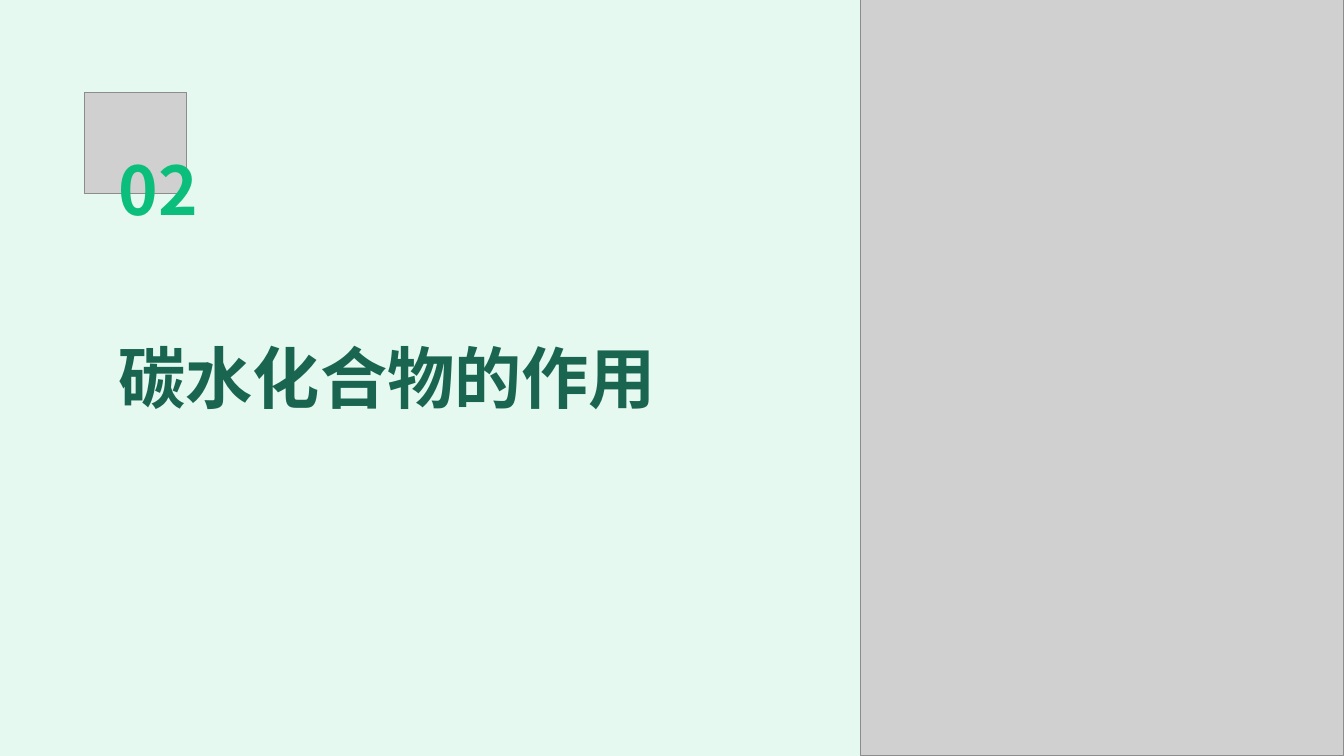
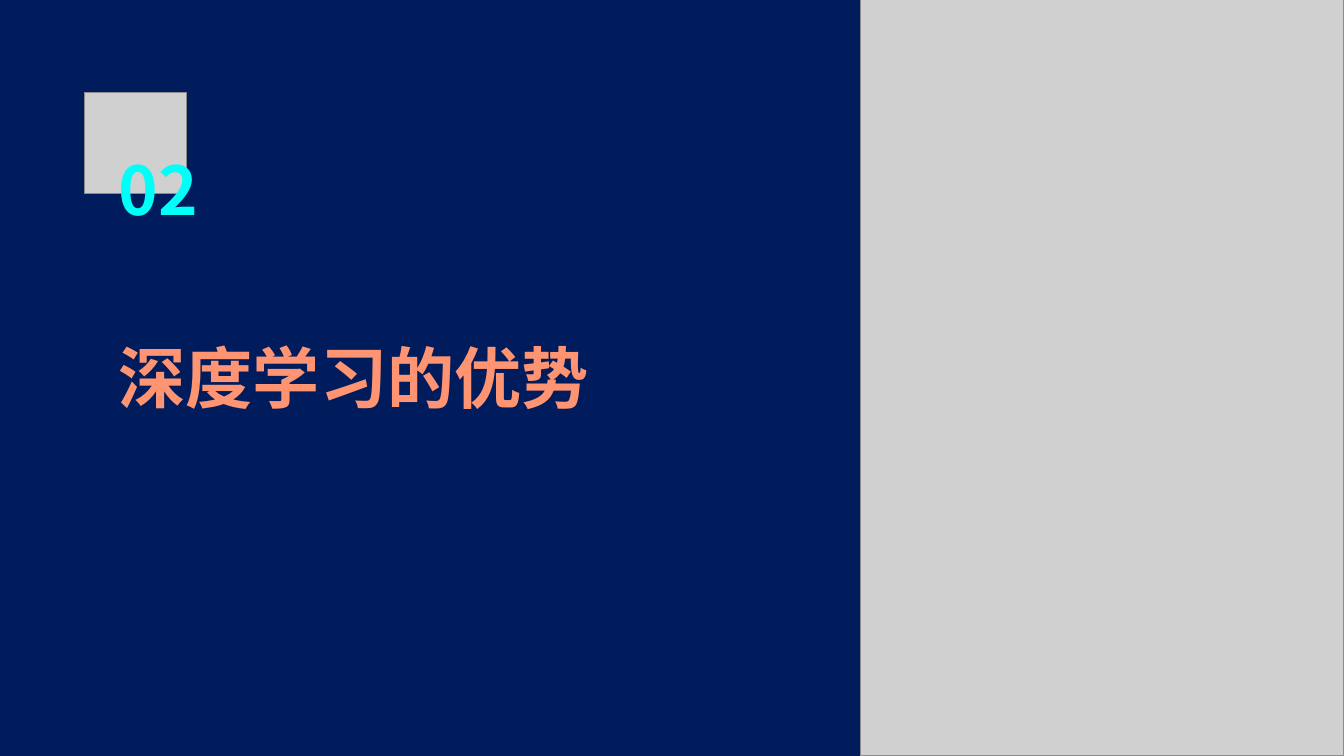
Before and after one commit to FlashLizard/Intelligent_Learning_Platform, a slide deck: slide 6 of src/generate_ppt/generate_ppt/ppttmp.ppt. Drawn at 1344x756 pixels with LibreOffice and Linux fonts; fonts in the diff are those of the drawing; grey boxes stand for pictures. Boxes give left, top, right and bottom in pixels: in the first picture for what was removed or moved away, otherwise in the second. Text is boxed around its words. In the diff, an @@ line names an element or a change of style, - is before the commit and + after.

```diff
--- a/src/generate_ppt/generate_ppt/ppttmp.ppt
+++ b/src/generate_ppt/generate_ppt/ppttmp.ppt
@@ background #E5F9F0 to #001C5C @@
@@ text "02" at bbox=[119, 146, 198, 231]: text colour #0CBE7C to #00FFF8 @@
@@ text at bbox=[119, 345, 589, 409]: text changed; text colour #1A6550 to #FE9471 @@
-碳水化合物的作用
+深度学习的优势
```
Also in this commit, not shown: 6 other slides changed, 5 slides added, 17 slides removed, 29 other files.
